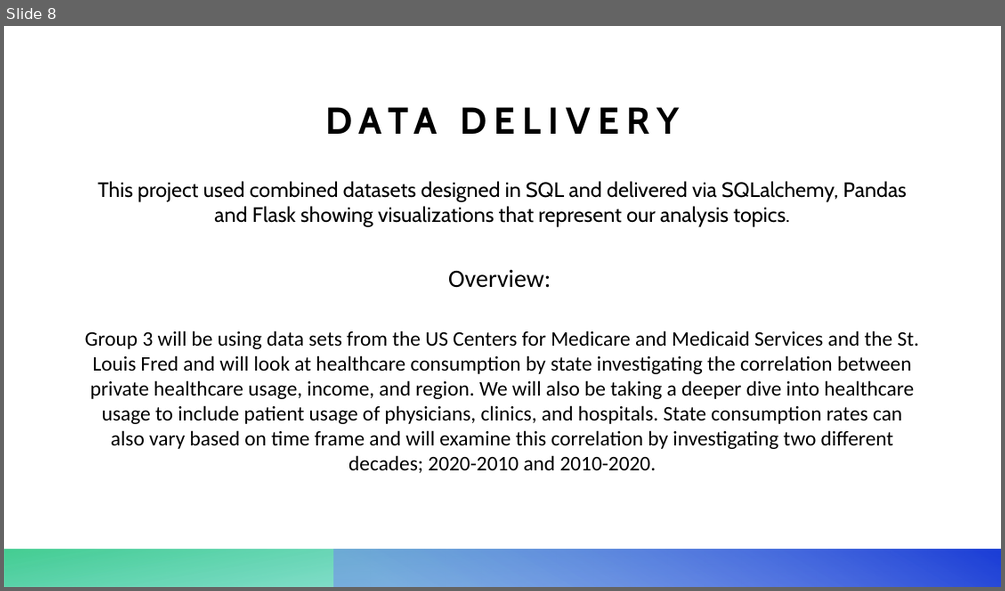
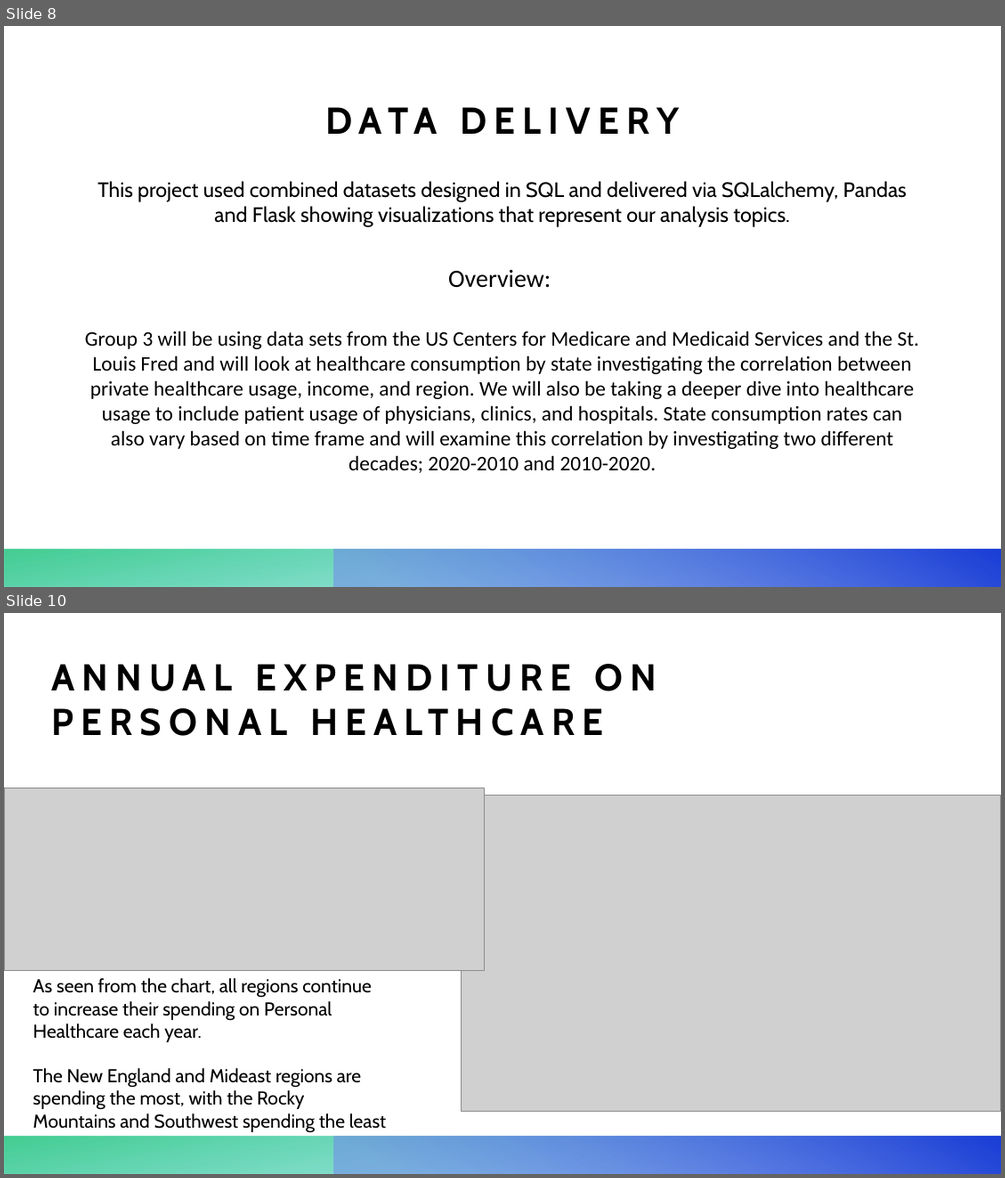
Before and after one commit to MyJineng/Healthcare-ETL, a slide deck: Background Information/Health_Expenditures.pptx. Shown one above the other, each under a label of ours: slide 8 before the commit, slides 8 and 10 after it; the slides between them are not shown. The pictures are 1005x591 and 1005x1178 pixels, drawn with LibreOffice and Linux fonts; fonts in the diff are those of the drawing; grey boxes stand for pictures. Boxes give left, top, right and bottom in pixels: in the first picture for what was removed or moved away, otherwise in the second. Text is boxed around its words. In the diff, an @@ line names an element or a change of style, - is before the commit and + after.

```diff
--- a/Background Information/Health_Expenditures.pptx
+++ b/Background Information/Health_Expenditures.pptx
@@ slide 10 added at [4,613,1001,1174], background #FFFFFF; not listed: 2 template elements that a slide beside it also shows @@
@@ title added at [51,664,656,691], 36 pt, text #000000, bold @@
+ANNUAL EXPENDITURE ON PERSONAL HEALTHCARE
@@ picture added at [4,788,484,971] @@
@@ picture added at [461,795,1001,1111] @@
@@ text added at [33,978,386,1133], 18 pt, text #000000 @@
+As seen from the chart, all regions continue to increase their spending on Personal Healthcare each year.
+The New England and Mideast regions are spending the most, with the Rocky Mountains and Southwest spending the least
```
Also in this commit, not shown: 2 other slides added.
